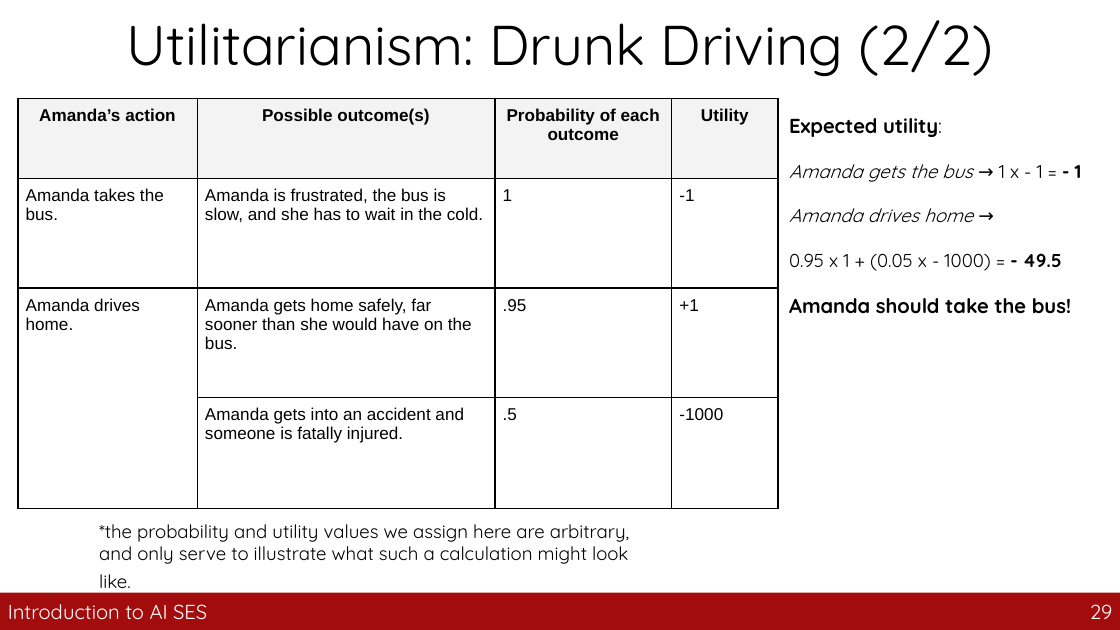
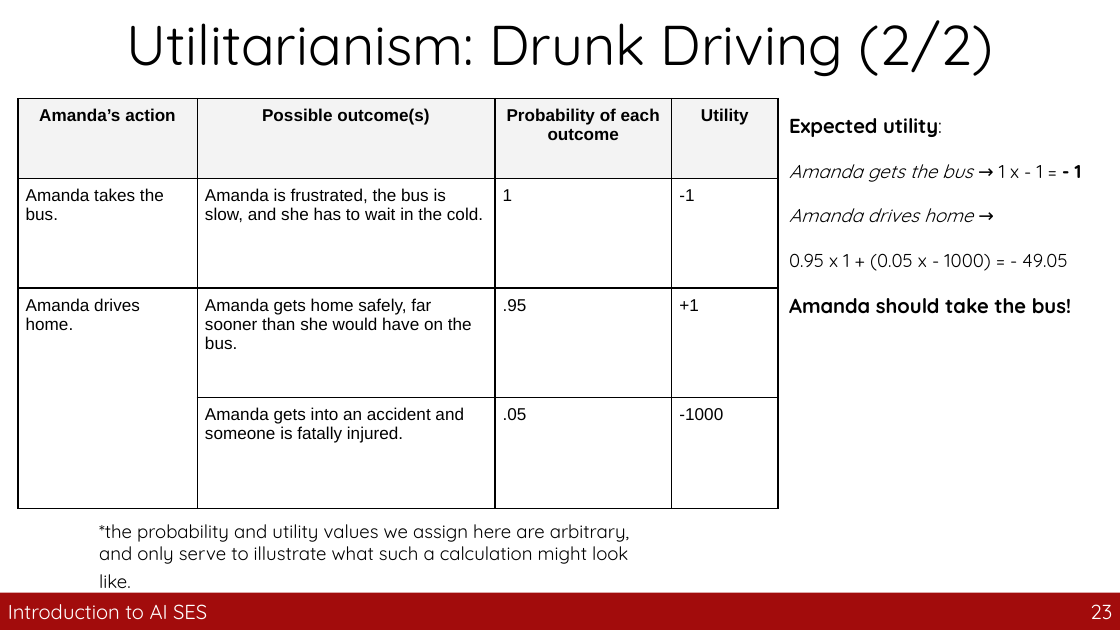
Before and after one commit to guhofstra/CSC163Fa26, a slide deck: slide 23 of PPTs/9_normative_ethics_background.pptx (slide 29 before the commit). Drawn at 1120x630 pixels with LibreOffice and Linux fonts; fonts in the diff are those of the drawing. Boxes give left, top, right and bottom in pixels: in the first picture for what was removed or moved away, otherwise in the second. Text is boxed around its words. In the diff, an @@ line names an element or a change of style, - is before the commit and + after.

```diff
--- a/PPTs/9_normative_ethics_background.pptx
+++ b/PPTs/9_normative_ethics_background.pptx
@@ table at [18, 99, 778, 466] @@
-row 4, column 3: .5
+row 4, column 3: .05
@@ text at [789, 253, 1067, 271]: text changed @@
-0.95 x 1 + (0.05 x - 1000) = - 49.5
+0.95 x 1 + (0.05 x - 1000) = - 49.05
@@ page number at [1090, 604, 1112, 619]: text changed @@
-29
+23
```
Also in this commit, not shown: 8 other slides changed, 44 slides removed, 30 other files.
